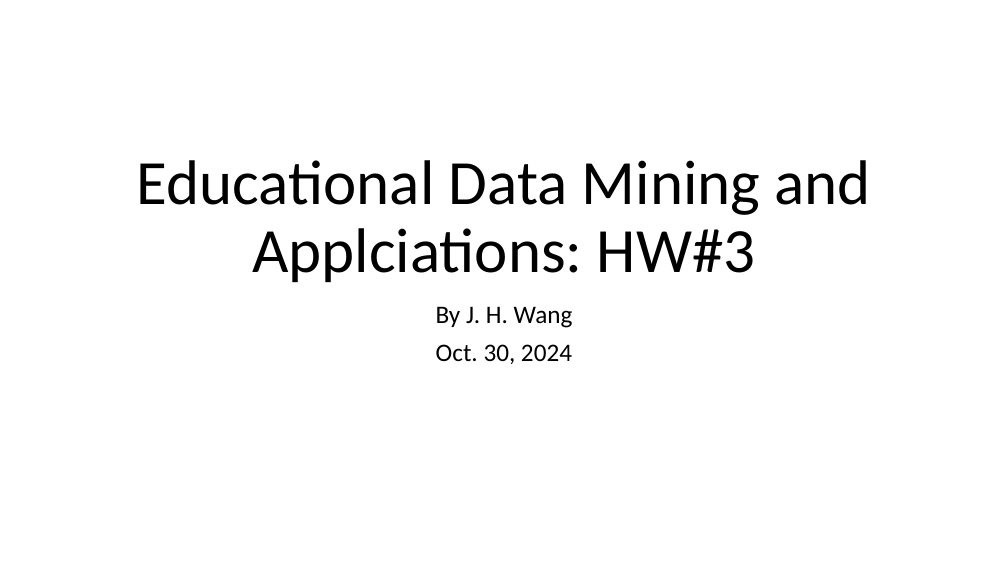
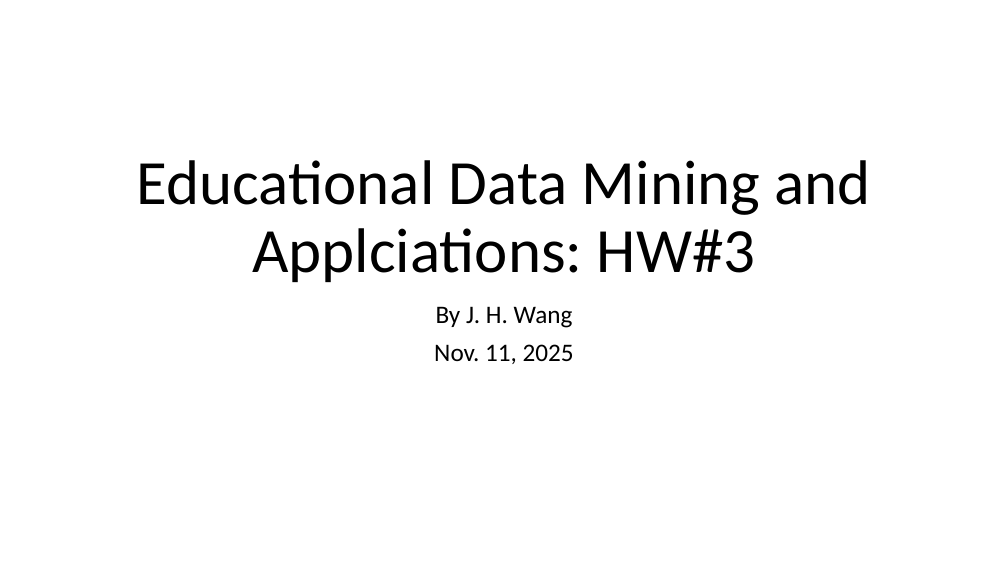
Before and after one commit to chriswjh/chriswjh.github.io, a slide deck: slide 1 of EDM/HW3.pptx. Drawn at 1008x567 pixels with LibreOffice and Linux fonts; fonts in the diff are those of the drawing. Boxes give left, top, right and bottom in pixels: in the first picture for what was removed or moved away, otherwise in the second. Text is boxed around its words. In the diff, an @@ line names an element or a change of style, - is before the commit and + after.

```diff
--- a/EDM/HW3.pptx
+++ b/EDM/HW3.pptx
@@ subtitle at (434,344,574,364): text changed @@
-Oct. 30, 2024
+Nov. 11, 2025
```
Also in this commit, not shown: 1 other slide changed, 1 slide added, 1 slide removed.
